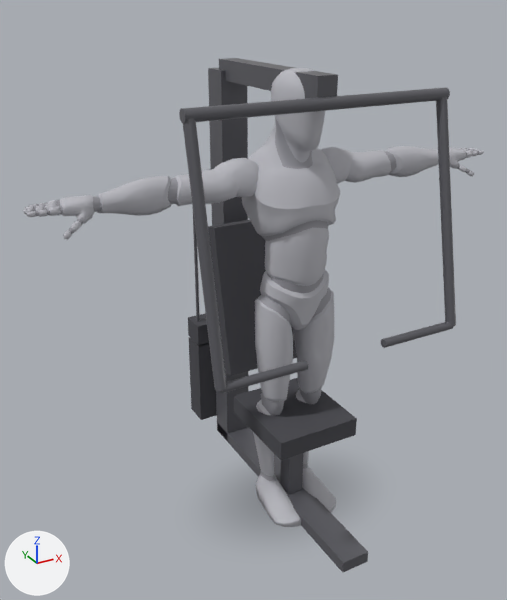
Two versions of the glTF model app/src/main/assets/mannequins/machine_chest_press.glb, one commit apart.
Both versions are drawn from a 50 mm camera at (-1.37, -2.16, 2.07) aimed at (-0.09, 0.16, 0.91). Every picture has the same lights, and +X, +Y and +Z are marked at lower left. The picture after the commit comes second. Where no turn or scale is listed for an object, it has been applied to the vertices.

Before the edit, the objects in view are built like this:
```python
ob_chest_press_1 = bpy.data.objects.new('chest_press_1', me_mesh_3)
ob_chest_press_1.location = (0.0, -0.02, 0.195)
ob_chest_press_10 = bpy.data.objects.new('chest_press_10', me_mesh_12)
ob_chest_press_10.parent = ob_chest_press
ob_chest_press_10.location = (0.335, -0.358, 0.88)
ob_chest_press_10.rotation_euler = (0.0, -1.571, 0.0)  # degrees (0, -90, 0)
ob_chest_press_10.scale = (1.0, 1.0, 0.33)
ob_chest_press_4 = bpy.data.objects.new('chest_press_4', me_mesh_6)
ob_chest_press_4.parent = ob_chest_press
ob_chest_press_4.location = (0.0, 0.55, 0.89)
ob_chest_press_4.scale = (1.0, 1.0, 1.78)
ob_chest_press_5 = bpy.data.objects.new('chest_press_5', me_mesh_7)
ob_chest_press_5.parent = ob_chest_press
ob_chest_press_5.location = (0.0, 0.188, 1.78)
ob_chest_press_5.rotation_euler = (1.571, 0.0, 0.0)  # degrees (90, 0, 0)
ob_chest_press_5.scale = (1.0, 1.0, 0.725)
ob_chest_press_6 = bpy.data.objects.new('chest_press_6', me_mesh_8)
ob_chest_press_6.location = (0.0, -0.175, 1.73)
ob_chest_press_7 = bpy.data.objects.new('chest_press_7', me_mesh_9)
ob_chest_press_7.parent = ob_chest_press
ob_chest_press_7.location = (-0.5, -0.266, 1.305)
ob_chest_press_7.rotation_euler = (2.93, 0.0, 0.0)  # degrees (168, 0, 0)
ob_chest_press_7.scale = (1.0, 1.0, 0.87)
ob_chest_press_8 = bpy.data.objects.new('chest_press_8', me_mesh_10)
ob_chest_press_8.parent = ob_chest_press
ob_chest_press_8.location = (-0.335, -0.358, 0.88)
ob_chest_press_8.rotation_euler = (0.0, 1.571, 0.0)  # degrees (0, 90, 0)
ob_chest_press_8.scale = (1.0, 1.0, 0.33)
ob_chest_press_9 = bpy.data.objects.new('chest_press_9', me_mesh_11)
ob_chest_press_9.parent = ob_chest_press
ob_chest_press_9.location = (0.5, -0.266, 1.305)
ob_chest_press_9.rotation_euler = (2.93, 0.0, 0.0)  # degrees (168, 0, 0)
ob_chest_press_9.scale = (1.0, 1.0, 0.87)
# also in view: 'body_1' at (0.0, 0.0, 0.88); 'chest_press_3' at (0.0, 0.31, 0.86); 'chest_press_0' at (0.0, -0.02, 0.43); 'body' at (0.0, -0.02, 0.91); 'chest_press_2' at (0.0, 0.05, 0.03)
```
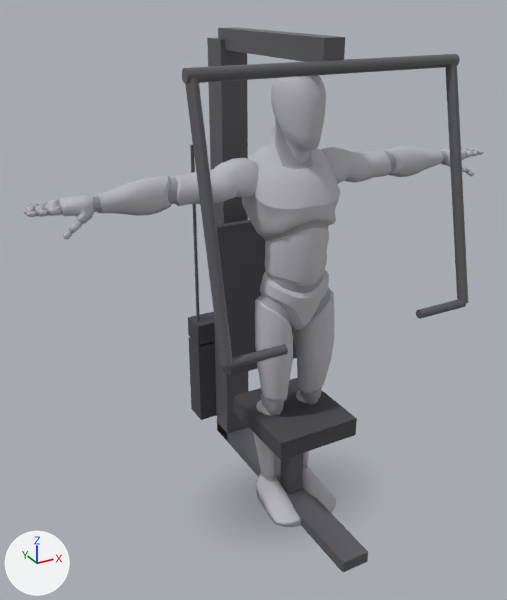
Location of each change, (x1, y1, x2, y2) in pixels of the pictures (507 x 600 px):
'chest_press_6', moved: before (179, 87, 450, 123); after (182, 54, 460, 84)
'chest_press_4', moved, rescaled (9% taller): before (208, 68, 248, 440); after (207, 37, 248, 442)
'chest_press_7', moved, turned: before (183, 118, 226, 391); after (185, 78, 232, 367)
'chest_press_5', moved, rescaled (7% wider, 14% shorter): before (219, 58, 338, 99); after (218, 27, 345, 62)
'chest_press_9', moved, turned: before (436, 96, 456, 326); after (445, 62, 468, 304)
'chest_press_8', moved, rescaled (28% narrower, 21% shorter): before (220, 360, 308, 393); after (225, 344, 288, 370)
'chest_press_10', moved, rescaled (31% narrower, 22% shorter): before (381, 322, 454, 348); after (416, 299, 466, 319)

The change, as a diff of the scene's bpy script:
```diff
--- a/app/src/main/assets/mannequins/machine_chest_press.glb.py
+++ b/app/src/main/assets/mannequins/machine_chest_press.glb.py
@@ ob_chest_press_4 @@
 ob_chest_press_4.parent = ob_chest_press
-ob_chest_press_4.location = (0.0, 0.55, 0.89)
-ob_chest_press_4.scale = (1.0, 1.0, 1.78)
+ob_chest_press_4.location = (0.0, 0.55, 0.949)
+ob_chest_press_4.scale = (1.0, 1.0, 1.9)
@@ ob_chest_press_5 @@
 ob_chest_press_5.parent = ob_chest_press
-ob_chest_press_5.location = (0.0, 0.188, 1.78)
+ob_chest_press_5.location = (0.0, 0.172, 1.897)
 ob_chest_press_5.rotation_euler = (1.571, 0.0, 0.0)  # degrees (90, 0, 0)
-ob_chest_press_5.scale = (1.0, 1.0, 0.725)
+ob_chest_press_5.scale = (1.0, 1.0, 0.755)
@@ ob_chest_press_6 @@
 ob_chest_press_6 = bpy.data.objects.new('chest_press_6', me_mesh_8)
-ob_chest_press_6.location = (0.0, -0.175, 1.73)
+ob_chest_press_6.location = (0.0, -0.205, 1.847)
@@ ob_chest_press_7 @@
 ob_chest_press_7.parent = ob_chest_press
-ob_chest_press_7.location = (-0.5, -0.266, 1.305)
-ob_chest_press_7.rotation_euler = (2.93, 0.0, 0.0)  # degrees (168, 0, 0)
+ob_chest_press_7.location = (-0.5, -0.305, 1.42)
+ob_chest_press_7.rotation_euler = (2.912, 0.0, 0.0)  # degrees (167, 0, 0)
 ob_chest_press_7.scale = (1.0, 1.0, 0.87)
@@ ob_chest_press_8 @@
 ob_chest_press_8.parent = ob_chest_press
-ob_chest_press_8.location = (-0.335, -0.358, 0.88)
+ob_chest_press_8.location = (-0.393, -0.405, 0.992)
 ob_chest_press_8.rotation_euler = (0.0, 1.571, 0.0)  # degrees (0, 90, 0)
-ob_chest_press_8.scale = (1.0, 1.0, 0.33)
+ob_chest_press_8.scale = (1.0, 1.0, 0.215)
@@ ob_chest_press_9 @@
 ob_chest_press_9.parent = ob_chest_press
-ob_chest_press_9.location = (0.5, -0.266, 1.305)
-ob_chest_press_9.rotation_euler = (2.93, 0.0, 0.0)  # degrees (168, 0, 0)
+ob_chest_press_9.location = (0.5, -0.305, 1.42)
+ob_chest_press_9.rotation_euler = (2.912, 0.0, 0.0)  # degrees (167, 0, 0)
 ob_chest_press_9.scale = (1.0, 1.0, 0.87)
@@ ob_chest_press_10 @@
 ob_chest_press_10.parent = ob_chest_press
-ob_chest_press_10.location = (0.335, -0.358, 0.88)
+ob_chest_press_10.location = (0.393, -0.405, 0.992)
 ob_chest_press_10.rotation_euler = (0.0, -1.571, 0.0)  # degrees (0, -90, 0)
-ob_chest_press_10.scale = (1.0, 1.0, 0.33)
+ob_chest_press_10.scale = (1.0, 1.0, 0.215)
```
